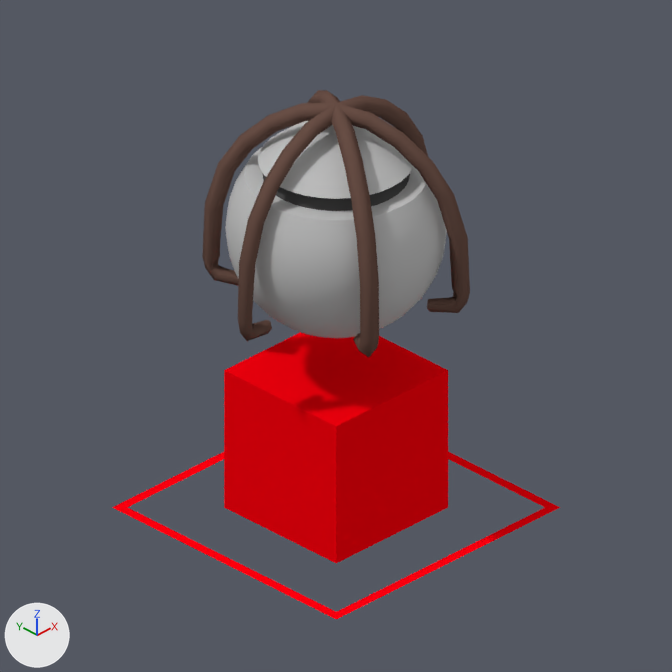
Before and after pictures for a commit that changed the Blender file rct2/scenery/SpaceTheming/ssh_Space-Capsule/ssh_V001.blend.
Camera for both pictures: the file's camera 'Camera'. Lighting does not change. The marker at lower left points along +X, +Y and +Z. The picture after the commit comes second.
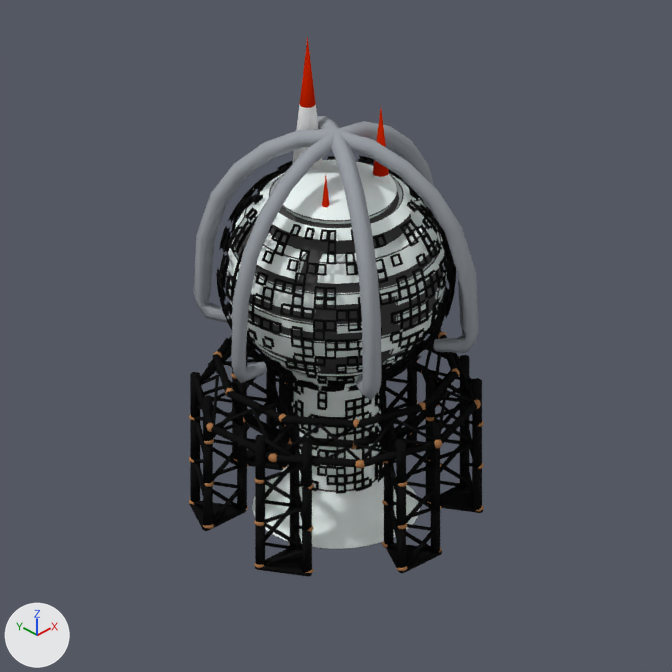
ob_beziercircle is not drawn itself; it is used by a modifier of ob_cylinder_000.
ob_empty is not drawn itself; it is used by a modifier of ob_circle, ob_cylinder_011.

What differs and where, as boxes [x1, y1, x2, y2] in the pictures (672 x 672 px; the box of a moved part takes in the faces that stretch with it):
'Sphere', reshaped, modifiers changed (79% taller): before [225, 121, 447, 338]; after [226, 160, 447, 549]
'Cube', deleted (red): before [224, 332, 448, 563]
'Cylinder.011', added: after [189, 354, 484, 573]
'Sphere.002', added (black): after [216, 156, 456, 494]
'Torus.001', recoloured, mesh rescaled, moved (6% wider, 7% taller): before [202, 103, 470, 313]; after [194, 129, 479, 353]
'Torus.002', recoloured, moved, rescaled (7% wider, 6% taller): before [238, 95, 428, 341]; after [231, 121, 434, 383]
'Cylinder.000', added: after [196, 331, 481, 469]
'Torus.000', recoloured, mesh rescaled, moved (brown to grey): before [298, 90, 379, 357]; after [317, 116, 382, 400]
'Plane.001', hidden: before [112, 452, 560, 619]
'Circle', added: after [189, 444, 483, 577]
'Cone', added: after [292, 37, 323, 171]
'Cone.001', added: after [373, 108, 390, 184]
'Cone.002', added (mostly hidden): after [322, 176, 329, 208]
part 1 of me_torus_002, moved or reshaped: before [202, 90, 470, 357]; after [194, 116, 479, 400]

The change, as a diff of the scene's bpy script:
```diff
--- a/rct2/scenery/SpaceTheming/ssh_Space-Capsule/ssh_V001.blend.py
+++ b/rct2/scenery/SpaceTheming/ssh_Space-Capsule/ssh_V001.blend.py
@@ mat_cauldron_copper @@
 mat_cauldron_copper = diffuse_material('cauldron copper')
-mat_cauldron_copper.base_color = (0.144, 0.0796, 0.0622)  # brown #6a5047
+mat_cauldron_copper.base_color = (0.338, 0.365, 0.397)  # grey #9da3a9
@@ me_torus_002 @@
 # used by ob_torus_001; location = (0.0, 0.0, 3.56); rotation_euler = (-1.571, 0.0, 2.094), in degrees (-90, 0, 120); scale = (1.54, 1.54, 1.54)
-me_torus_002.from_pydata(...)  # 60 vertices, 54 faces; spans x 0.0..1.14, y -1.52..0.34, z -0.08..0.08
+me_torus_002.from_pydata(...)  # 60 vertices, 54 faces; spans x 0.0..1.21, y -1.62..0.36, z -0.08..0.08
+# me_torus_002 part 1: the whole mesh is scaled about the mesh origin by (1.07, 1.07, 0.989)
 me_torus_002.materials.append(mat_cauldron_copper)
@@ me_sphere @@
 # used by ob_sphere; location = (0.0, 0.0, 4.08); scale = (1.4, 1.4, 1.4)
-me_sphere.from_pydata(...)  # 546 vertices, 576 faces; spans x -1.0..1.0, y -1.0..1.0, z -1.0..1.0
-me_sphere.materials.append(mat_material)  # light grey #c2c2c2
+me_sphere.from_pydata(...)  # 636 vertices, 598 faces; spans x 0.0..1.0, y -1.0..1.0, z -2.92..0.55
+# me_sphere part 2: 546 vertices removed from x -1.0..1.0, y -1.0..1.0, z -1.0..1.0; 636 vertices added at x 0.0..1.0, y -1.0..1.0, z -2.92..0.55
+me_sphere.materials.append(mat_saturnv_white)  # white #f5fffd
 me_sphere.materials.append(mat_material_001)
@@ cu_beziercircle @@
+cu_beziercircle = bpy.data.curves.new('BezierCircle', 'CURVE')
+cu_beziercircle.dimensions = '3D'
+_sp = cu_beziercircle.splines.new('BEZIER'); _sp.bezier_points.add(3)
+_sp.bezier_points.foreach_set('co', [-1.805, 0.0, 0.0, 0.0, 1.805, 0.0, 1.805, 0.0, 0.0, 0.0, -1.805, 0.0])
+_sp.bezier_points.foreach_set('handle_left', [-1.805, -0.996, 0.0, -0.996, 1.805, 0.0, 1.805, 0.996, 0.0, 0.996, -1.805, 0.0])
+_sp.bezier_points.foreach_set('handle_right', [-1.805, 0.996, 0.0, 0.996, 1.805, 0.0, 1.805, -0.996, 0.0, -0.996, -1.805, 0.0])
+for _p, _l, _r in zip(_sp.bezier_points, ['AUTO', 'AUTO', 'AUTO', 'AUTO'], ['AUTO', 'AUTO', 'AUTO', 'AUTO']): _p.handle_left_type = _l; _p.handle_right_type = _r
+_sp.order_u = 0
+_sp.order_v = 0
+_sp.use_cyclic_u = True
+cu_beziercircle.use_path = True
+cu_beziercircle.use_path_clamp = True
+cu_beziercircle.bevel_resolution = 0
+cu_beziercircle.fill_mode = 'HALF'
@@ ob_torus_001 @@
 ob_torus_001 = bpy.data.objects.new('Torus.001', me_torus_002)
-ob_torus_001.location = (0.0, 0.0, 3.56)
+ob_torus_001.location = (0.0, 0.0, 3.02)
 ob_torus_001.rotation_euler = (-1.571, 0.0, 2.094)  # degrees (-90, 0, 120)
@@ ob_torus_000 @@
 ob_torus_000 = bpy.data.objects.new('Torus.000', me_torus_002)
-ob_torus_000.location = (0.0, 0.0, 3.56)
+ob_torus_000.location = (0.0, 0.0, 3.02)
 ob_torus_000.rotation_euler = (-1.571, 0.0, 1.047)  # degrees (-90, 0, 60)
@@ ob_torus_002 @@
 ob_torus_002 = bpy.data.objects.new('Torus.002', me_torus_002)
-ob_torus_002.location = (0.0, 0.0, 3.56)
+ob_torus_002.location = (0.0, 0.0, 3.02)
 ob_torus_002.rotation_euler = (-1.571, 0.0, 0.0)  # degrees (-90, 0, 0)
@@ ob_sphere @@
 ob_sphere.scale = (1.4, 1.4, 1.4)
+_m = ob_sphere.modifiers.new('Bevel', 'BEVEL')
+_m.width = 0.009
+_m.width_pct = 0.009
+_m.material = 2
+_m.spread = 0.0
 _m = ob_sphere.modifiers.new('EdgeSplit', 'EDGE_SPLIT')
+_m = ob_sphere.modifiers.new('Mirror', 'MIRROR')
+_m.use_clip = True
@@ ob_cube @@
-ob_cube = bpy.data.objects.new('Cube', me_cube)
@@ ob_plane_001 @@
 ob_plane_001.location = (0.0, 0.0, 0.0)
+ob_plane_001.hide_render = True
@@ ob_cylinder_000 @@
+ob_cylinder_000 = bpy.data.objects.new('Cylinder.000', me_cylinder_000)  # 366 vertices, 234 faces; spans x -0.324..0.335, y -0.223..0.369, z -0.08..0.989; in mat_saturnv_black (black #151515), mat_space_copper_002 (brown #ad794e); modifiers ARRAY, CURVE
+ob_cylinder_000.location = (0.0, 0.0, 1.79)
+ob_cylinder_000.scale = (0.958, 0.958, 0.958)
@@ ob_beziercircle @@
+ob_beziercircle = bpy.data.objects.new('BezierCircle', cu_beziercircle)
+ob_beziercircle.location = (0.0, 0.0, 1.789)
+ob_beziercircle.scale = (0.846, 0.846, 0.846)
@@ ob_cylinder_011 @@
+ob_cylinder_011 = bpy.data.objects.new('Cylinder.011', me_cylinder_004)  # 366 vertices, 234 faces; spans x -1.581..-0.81, y 0.701..1.394, z 0.001..0.676; in mat_saturnv_black (black #151515), mat_space_copper_001 (brown #ad794e); modifiers ARRAY, ARRAY
+ob_cylinder_011.location = (0.0, 0.0, 0.0)
@@ ob_empty @@
+ob_empty = bpy.data.objects.new('Empty', None)
+ob_empty.location = (0.0, 0.0, 0.0)
+ob_empty.rotation_euler = (0.0, 0.0, 1.047)  # degrees (0, 0, 60)
@@ ob_circle @@
+ob_circle = bpy.data.objects.new('Circle', me_circle_001)  # 20 vertices, 27 faces; spans x -1.585..-0.852, y 0.734..1.388, z -0.006..0.036; in mat_saturnv_black (black #151515); modifiers ARRAY
+ob_circle.location = (0.0, 0.0, 0.0)
@@ ob_sphere_002 @@
+ob_sphere_002 = bpy.data.objects.new('Sphere.002', me_sphere_005)  # 1723 vertices, 792 faces; spans x -1.0..1.0, y -1.0..1.0, z -1.92..0.77; in mat_saturnv_black (black #151515); modifiers WIREFRAME
+ob_sphere_002.location = (0.0, 0.0, 3.43)
+ob_sphere_002.scale = (1.49, 1.49, 1.49)
@@ ob_cone @@
+ob_cone = bpy.data.objects.new('Cone', me_cone)  # 33 vertices, 33 faces; spans x -0.23..0.23, y -0.23..0.23, z -1.2..1.0; in mat_red (red #bf2100), mat_space_steel (white #f5f5f5)
+ob_cone.location = (0.01, 0.52, 5.65)
@@ ob_cone_001 @@
+ob_cone_001 = bpy.data.objects.new('Cone.001', me_cone)  # 33 vertices, 33 faces; spans x -0.23..0.23, y -0.23..0.23, z -1.2..1.0; in mat_red (red #bf2100), mat_space_steel (white #f5f5f5)
+ob_cone_001.location = (0.49, -0.31, 4.8)
@@ ob_cone_002 @@
+ob_cone_002 = bpy.data.objects.new('Cone.002', me_cone)  # 33 vertices, 33 faces; spans x -0.23..0.23, y -0.23..0.23, z -1.2..1.0; in mat_red (red #bf2100), mat_space_steel (white #f5f5f5)
+ob_cone_002.location = (-0.48, -0.29, 4.19)
```
